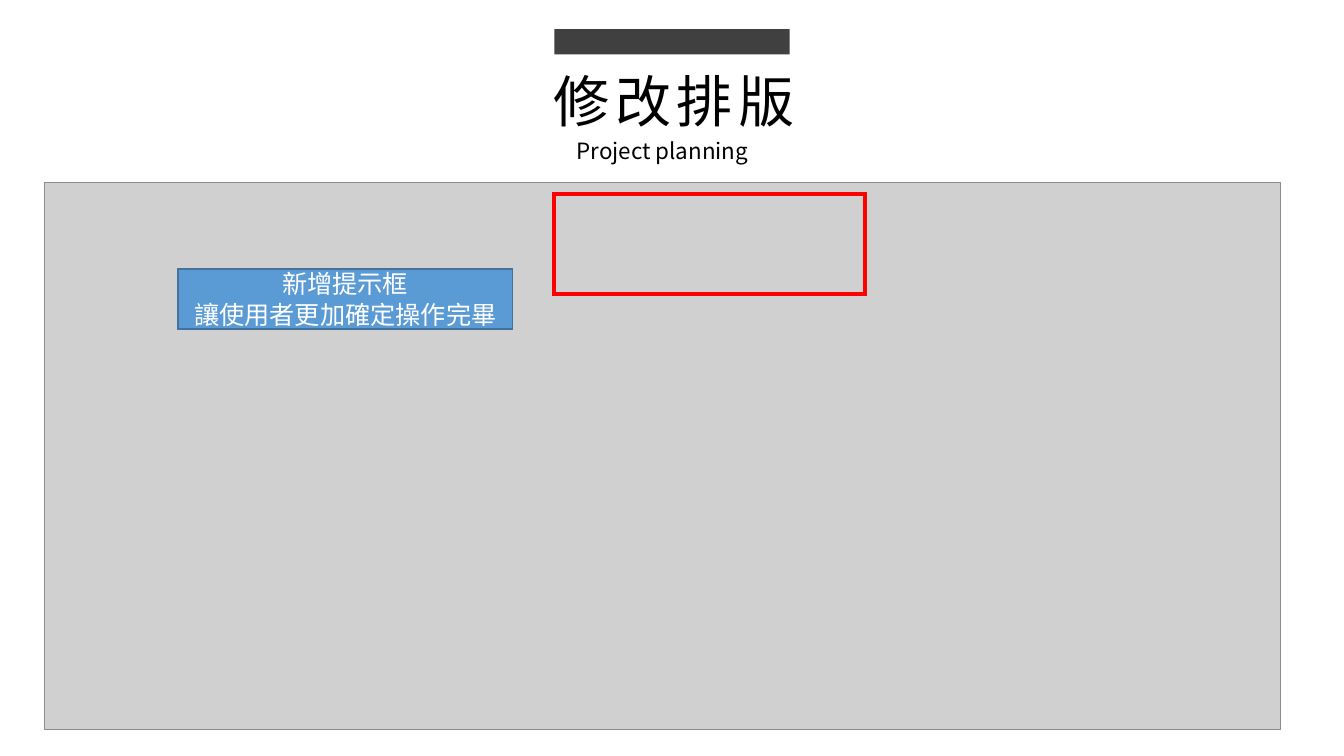
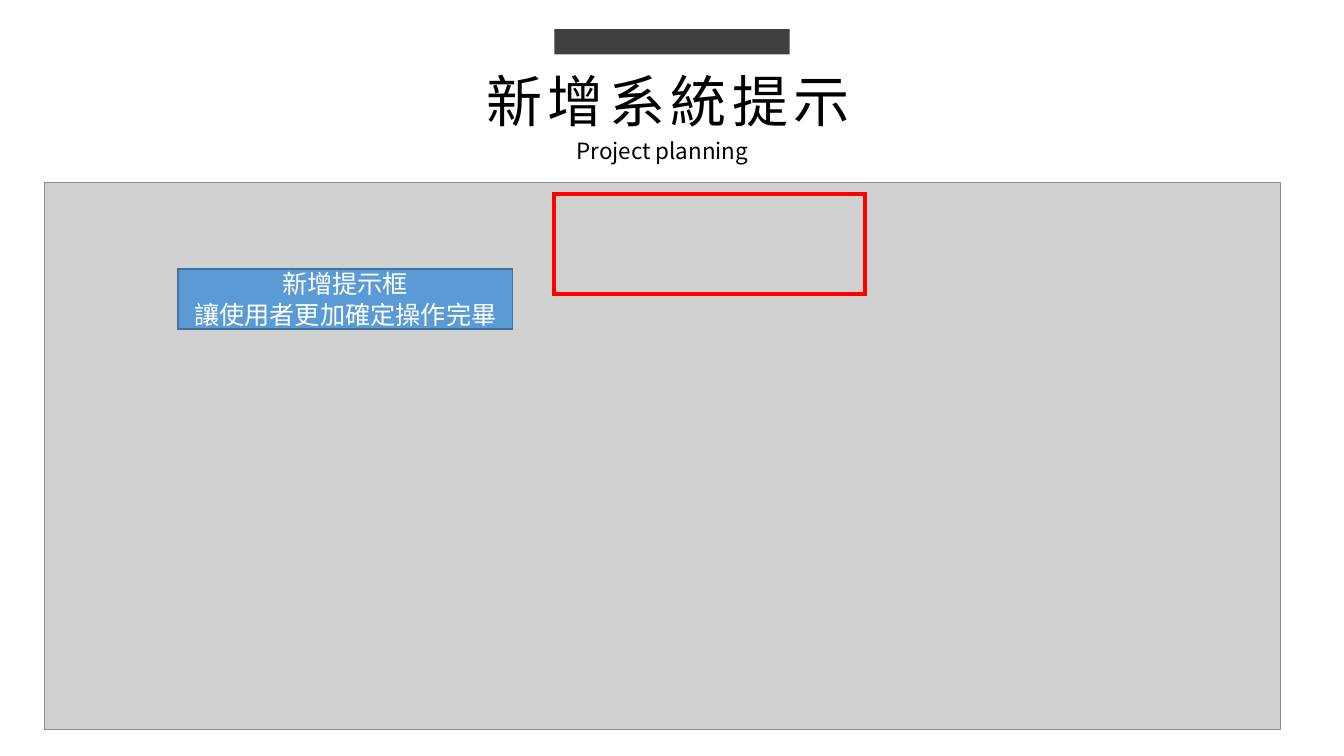
Before and after one commit to king637324/KnowledgeGreenhouseSystem, a slide deck: slide 3 of 工作日報_葉柏漢/2021.11/2021.10.29(加班)_2021.11.01工作日報_葉柏漢.pptx. Drawn at 1344x756 pixels with LibreOffice and Linux fonts; fonts in the diff are those of the drawing; grey boxes stand for pictures. Boxes give left, top, right and bottom in pixels: in the first picture for what was removed or moved away, otherwise in the second. Text is boxed around its words. In the diff, an @@ line names an element or a change of style, - is before the commit and + after.

```diff
--- a/工作日報_葉柏漢/2021.11/2021.10.29(加班)_2021.11.01工作日報_葉柏漢.pptx
+++ b/工作日報_葉柏漢/2021.11/2021.10.29(加班)_2021.11.01工作日報_葉柏漢.pptx
@@ text at bbox=[486, 74, 849, 127]: text changed @@
-修改排版
+新增系統提示
```
Also in this commit, not shown: 1 other slide changed, 3 slides added, 9 other files.
